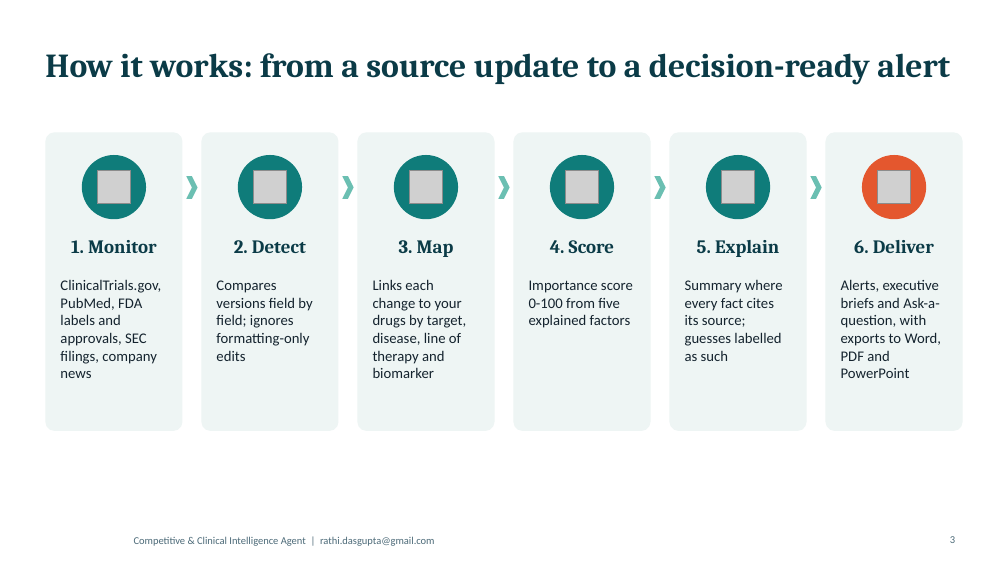
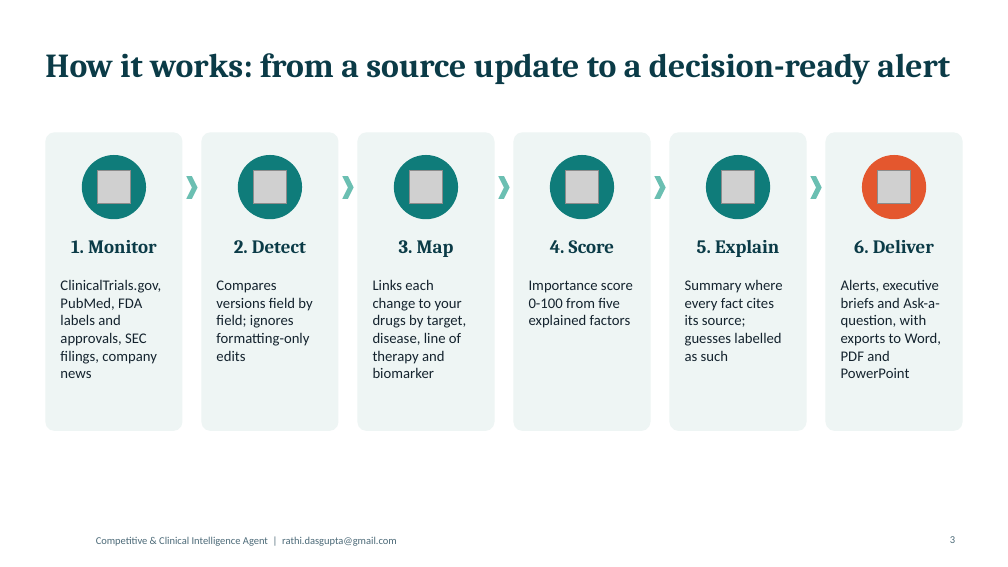
Before and after one commit to rathixdata/XData-Competitive-Clinical-Intelligence-Agent, a slide deck: slide 3 of docs/XData_CI_Agent_Overview.pptx. Drawn at 1008x567 pixels with LibreOffice and Linux fonts; fonts in the diff are those of the drawing; grey boxes stand for pictures; background and template pictures are left out. Boxes give left, top, right and bottom in pixels: in the first picture for what was removed or moved away, otherwise in the second. Text is boxed around its words. In the diff, an @@ line names an element or a change of style, - is before the commit and + after.

```diff
--- a/docs/XData_CI_Agent_Overview.pptx
+++ b/docs/XData_CI_Agent_Overview.pptx
@@ text "Competitive & Clinical Intelligence Agent ...": place and size @@
-text "Competitive & Clinical Intelligence Agent ..." at <box>134,536,435,546</box>
+text "Competitive & Clinical Intelligence Agent ..." at <box>96,537,397,546</box>
```
Also in this commit, not shown: 7 other slides changed, 10 other files.
